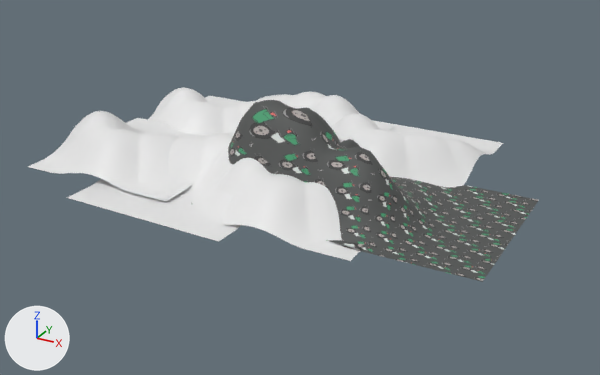
One commit to the FBX model Blender Assets/Exported Models/junkpile2.fbx: the scene before it, then after it.
Camera for both pictures: a camera (50 mm lens) standing at (30.8, -58.9, 29.8) and looking at (-2.6, 1.8, -0.6). Arrows for +X, +Y and +Z are at lower left; the lights stay in place. Where no turn or scale is listed for an object, it has been applied to the vertices.
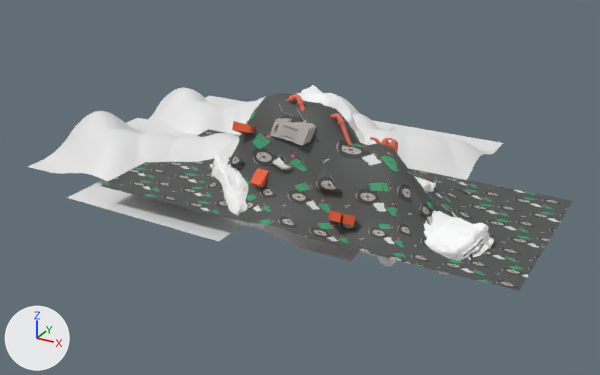
Diff of the bpy script that builds the scene:
```diff
--- a/Blender Assets/Exported Models/junkpile2.fbx.py
+++ b/Blender Assets/Exported Models/junkpile2.fbx.py
@@ me_plane_001 @@
-me_plane_001.from_pydata(...)  # 1089 vertices, 2048 faces; spans x -17.5..17.5, y -8.0..7.9, z 0.0..8.2
+me_plane_001.from_pydata(...)  # 1877 vertices, 2584 faces; spans x -17.5..17.5, y -8.0..7.9, z 0.0..8.2
+# me_plane_001 part 1: 10 vertices removed from x -8.6..4.5, y -4.6..5.8, z 0.7..4.4; 798 vertices added at x -9.5..10.9, y -5.4..6.5, z 0.2..5.7
+# me_plane_001 part 2: 1936 kept faces spanning x -17.5..17.5, y -8.0..7.9, z 0.0..8.2 get new texture (UV) coordinates
 me_plane_001.materials.append(mat_junkmat)
@@ ob_plane_001 @@
 ob_plane_001 = bpy.data.objects.new('Plane.001', me_plane_001)
-ob_plane_001.location = (-0.03, -0.01, 0.14)
+ob_plane_001.location = (3.31, -3.55, 2.2)
@@ ob_cube @@
+ob_cube = bpy.data.objects.new('Cube', me_cube_002)  # 102 vertices, 97 faces; spans x -0.9..1.48, y -0.98..0.77, z -1.38..0.6; in mat_material_000 (red #e7725a)
+ob_cube.location = (8.19, -4.17, 6.83)
+ob_cube.scale = (-0.9, -0.33, -0.9)
@@ ob_moskvitch_004 @@
+ob_moskvitch_004 = bpy.data.objects.new('moskvitch.004', me_untitled_004)  # 2076 vertices, 2037 faces; spans x 11.21..14.91, y -1.48..7.8, z -0.02..3.35; in mat_moskvitch_002 (white #ffffff)
+ob_moskvitch_004.location = (-3.6, -7.22, 1.24)
@@ ob_cylinder_001 @@
+ob_cylinder_001 = bpy.data.objects.new('Cylinder.001', me_cylinder_002)  # 2048 vertices, 1928 faces; spans x -2.79..8.93, y -1.69..7.5, z -4.98..5.29; in mat_pipe (red #e77661)
+ob_cylinder_001.location = (-1.2, -5.36, 5.55)
@@ ob_faxy @@
+ob_faxy = bpy.data.objects.new('Faxy', me_cube_008)  # 259 vertices, 233 faces; spans x -1.87..1.72, y -1.34..0.83, z -0.73..0.75; in mat_material_006 (grey #b2aba8)
+ob_faxy.location = (1.86, -6.92, 8.63)
@@ ob_cube_004 @@
+ob_cube_004 = bpy.data.objects.new('Cube.004', me_cube_004)  # 102 vertices, 87 faces; spans x -0.89..11.21, y -7.34..3.9, z -6.22..2.21; in mat_material_002 (orange #e75f35)
+ob_cube_004.location = (-2.67, -3.71, 6.18)
@@ ob_moskvitch_002 @@
+ob_moskvitch_002 = bpy.data.objects.new('moskvitch.002', me_untitled_002)  # 2076 vertices, 2037 faces; spans x 3.02..10.11, y 2.23..6.08, z 3.66..9.08; in mat_moskvitch_001 (white #ffffff)
+ob_moskvitch_002.location = (-3.6, -7.22, 1.24)
@@ ob_moskvitch_003 @@
+ob_moskvitch_003 = bpy.data.objects.new('moskvitch.003', me_untitled_003)  # 2076 vertices, 2037 faces; spans x 10.64..21.18, y -2.49..4.36, z -2.39..2.63; in mat_moskvitch_001 (white #ffffff)
+ob_moskvitch_003.location = (-3.6, -7.22, 1.24)
@@ ob_moskvitch_001 @@
+ob_moskvitch_001 = bpy.data.objects.new('moskvitch.001', me_untitled_001)  # 2076 vertices, 2037 faces; spans x -3.64..4.38, y -3.79..4.09, z -0.88..3.46; in mat_moskvitch_003 (its picture is missing)
+ob_moskvitch_001.location = (-3.6, -7.22, 1.24)
```

Where the change shows, as pixel boxes (x1, y1, x2, y2) in the pictures (600 x 375 px):
'Plane.001', reshaped, moved
    before: (228, 100, 539, 282)
    after: (100, 93, 573, 291)
'moskvitch.003', added
    after: (362, 210, 494, 275)
'moskvitch.001', added
    after: (210, 154, 265, 228)
'moskvitch.002', added
    after: (297, 85, 369, 145)
'Faxy', added
    after: (270, 118, 316, 145)
'Cube.004', added (orange)
    after: (232, 121, 355, 226)
'Cylinder.001', added
    after: (286, 94, 352, 145)
'Cube', added
    after: (370, 137, 398, 153)
'moskvitch.004', added
    after: (414, 176, 436, 192)
part 1 of me_plane_001, built on
    before: (228, 153, 324, 186)
    after: (228, 121, 469, 225)
part 2 of me_plane_001, surface changed
    before: (228, 100, 539, 282)
    after: (100, 93, 573, 291)
'Plane.004', unchanged, covered by the edit
    before: (213, 158, 360, 261)
    after: (223, 217, 360, 261)
'Plane.005', unchanged, covered by the edit
    before: (227, 92, 394, 134)
    after: (227, 96, 394, 135)
